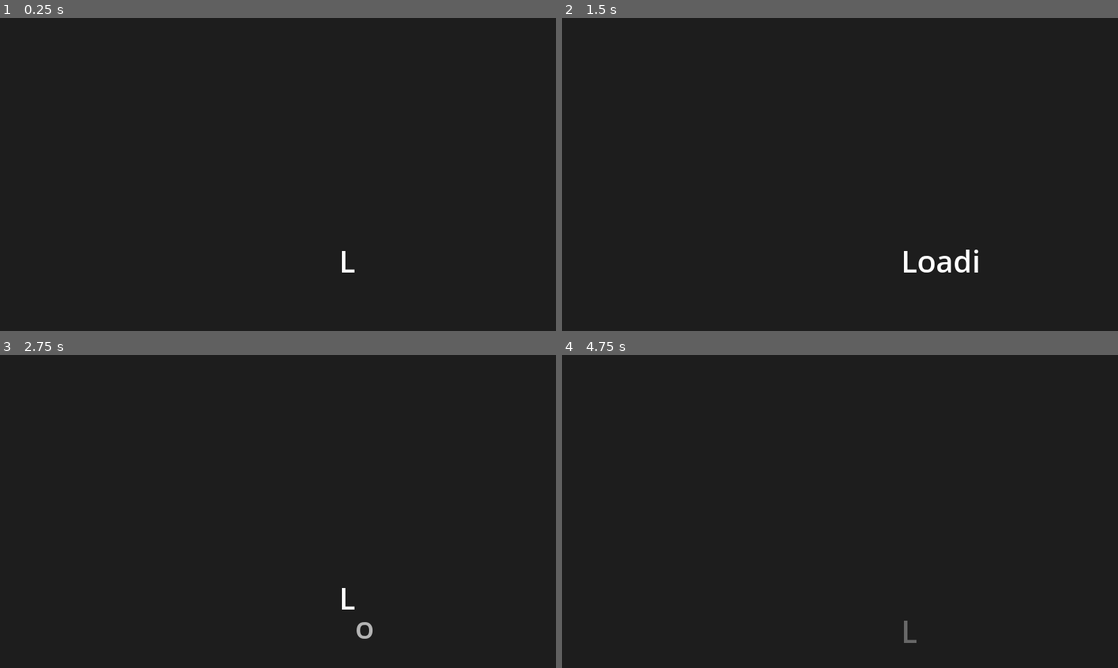
Above: before the commit, frames 1-4 (two rows, left to right).
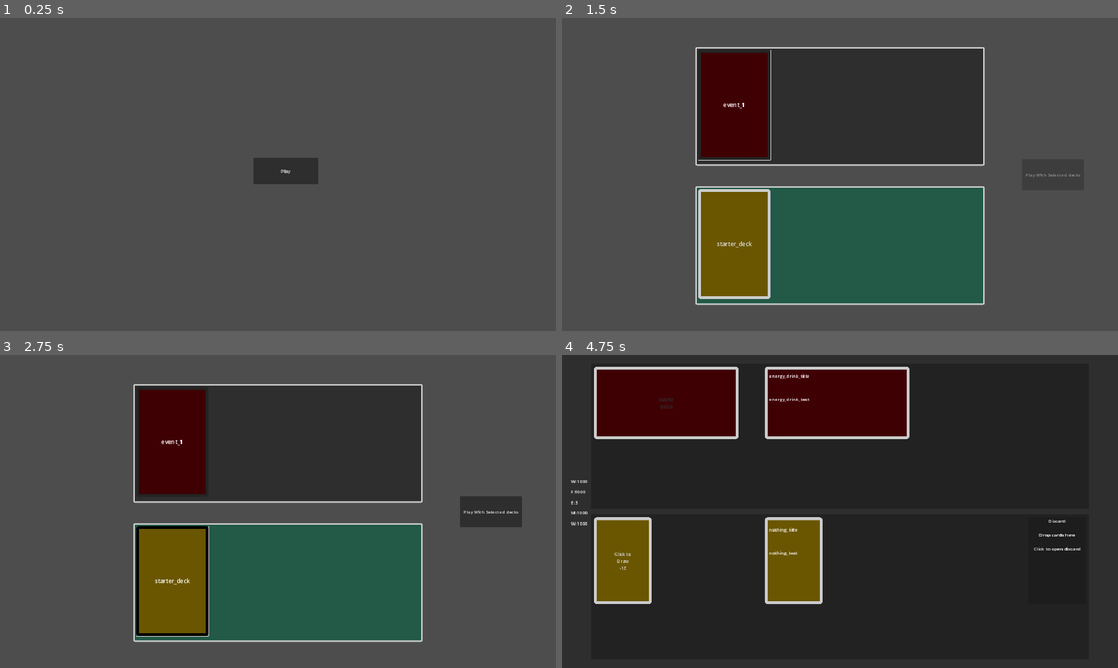
Above: after the commit, the same moments.

Repository: symbol24/card-test
Game: Godot game, scene res://Scenes/Into/boot.tscn
The game is run twice, just before and just after one commit, with the same random seed, the same clock (stepped at 60 frames per second) and the same inputs.
Inputs:
- Up to frame 1 (0.25 s): no input
- Up to frame 2 (1.5 s): click "Play" at 0.5 s; click "event_1" at 1.25 s
- Up to frame 3 (2.75 s): click "starter_deck" at 2 s
- Up to frame 4 (4.75 s): click "Play With Selected decks" at 2.75 s; click "Click to Draw -1E" at 3.5 s; click "EVENT DECK" at 4.25 s

The runs differ from the first frame. In frame 1, 99% of the frame differs, in the area x 0-100%, y 0-100%; in frame 2, 85%; in frame 3, 84%; in frame 4, 18%.

Commit message:
something something  write better commit messages

Diff:
--- a/Code/Autoloads/signals.gd
+++ b/Code/Autoloads/signals.gd
@@ -18,8 +18,12 @@
 signal ResourceUpdated(type:CardData.Resource_Type, amount:int)
 signal DiscardCard(card:Card)
 signal UseCard(card:Card)
+signal CardDiscarded(card:Card)
 signal ToggleColliders(value:bool)
 
 
 # Event Cards and Deck
+signal MouseEnterCard(card:Card)
+signal MouseExitCard(card:Card)
 signal NullActiveCard()
+signal ToggleCollider(is_on:bool)
--- a/Code/Cards/card.gd
+++ b/Code/Cards/card.gd
@@ -10,32 +10,15 @@
 @onready var image: TextureRect = %image
 
 var data:CardData
-var in_area:bool = false
-var is_dragged:bool = false
-var connection_point:Vector2
 var cost_grid:GridContainer
-
-
-func _input(_event: InputEvent) -> void:
-	if Input.is_action_pressed("mouse_left") and in_area and not is_dragged and not Game.player_data.holding_card:
-		_click_card()
-
-	elif Input.is_action_just_released("mouse_left") and is_dragged:
-		is_dragged = false
-		Game.player_data.holding_card = false
-		connection_point = Vector2.ZERO
 
 
 func _ready() -> void:
 	super()
-	mouse_entered.connect(_mouse_entered)
-	mouse_exited.connect(_mouse_exited)
 
 
-func _physics_process(delta: float) -> void:
-	if is_dragged:
-		var tween = get_tree().create_tween()
-		tween.tween_property(self, "global_position", get_global_mouse_position()-connection_point, delta+move_delay)
+func discard() -> void:
+	Signals.CardDiscarded.emit(self)
 
 
 func setup_card(_card_data:CardData) -> void:
@@ -63,18 +46,3 @@
 			columns += 1
 	grid.columns = columns if columns > 0 else 1
 	return grid
-
-
-func _click_card() -> void:
-	connection_point = get_local_mouse_position()
-	is_dragged = true
-	Game.player_data.holding_card = true
-	z_index = Game.get_highest_card_z_index() + 1
-
-
-func _mouse_entered() -> void:
-	in_area = true
-
-
-func _mouse_exited() -> void:
-	in_area = false
--- a/Code/Cards/discard.gd
+++ b/Code/Cards/discard.gd
@@ -23,7 +23,6 @@
 
 func _ready() -> void:
 	super()
-	Signals.DiscardCard.connect(_discard_card)
 	discard_area.area_entered.connect(_area_entered)
 	discard_area.area_exited.connect(_area_exited)
 	mouse_entered.connect(_mouse_entered)
@@ -33,19 +32,15 @@
 	discard_hidden_panel.mouse_exited.connect(_discard_hidden_panel_mouse_exited)
 
 
-func _discard_card(_card:Card) -> void:
-	card = _card
-	_card_released()
-
-
 func _card_released() -> void:
-	if card != null:
+	if card != null and not card is EventCard:
 		var temp:Card = card
 		#print(card.get_parent())
 		card.get_parent().remove_child(card)
 		discard_hidden_panel.add_child.call_deferred(temp)
 		temp.set_deferred("position", Vector2(randf_range(210,970), randf_range(110,450)))
 		discarded.append(temp)
+		temp.discard()
 
 
 func _toggle_hidden_panel() -> void:
--- a/Code/Cards/use_panel.gd
+++ b/Code/Cards/use_panel.gd
@@ -1,26 +1,32 @@
 class_name UsePanel extends CardPanelContainer
+
 
 @onready var use_area:Area2D = %use_area
 
 var card:Card
 
+
 func _input(_event: InputEvent) -> void:
 	if Input.is_action_just_released("mouse_left") and card != null:
 		_release_card()
+
 
 func _ready() -> void:
 	super()
 	use_area.area_entered.connect(_area_entered)
 	use_area.area_exited.connect(_area_exited)
 
+
 func _release_card() -> void:
-	Signals.UseCard.emit(card)
+	#Signals.UseCard.emit(card)
 	Signals.DiscardCard.emit(card)
+
 
 func _area_entered(_area) -> void:
 	if _area.get_parent() is Card:
 		card = _area.get_parent() as Card
 
+
 func _area_exited(_area) -> void:
 	if _area.get_parent() == card:
 		card = null
--- a/Code/Decks/deck.gd
+++ b/Code/Decks/deck.gd
@@ -1,6 +1,7 @@
 class_name Deck extends CardPanelContainer
 
 
+@export var deck_type:DeckData.Type
 @export var card_placement_pos:Marker2D
 @export var hand_count:int = 5
 @export var tween_time:float = 2
@@ -22,11 +23,14 @@
 	set(value):
 		layer = value
 		if layer > 2: layer = 0
+var cards_amount:int = 0
+var active_cards:Array[Card] = []
 
 
 func _ready() -> void:
 	super()
 	Signals.NotifyPlayerDeckEmpty.connect(_flash_empty)
+	Signals.CardDiscarded.connect(_discard)
 	card_layer = get_tree().get_first_node_in_group("card_layer")
 	deck_btn.pressed.connect(_deck_btn_pressed)
 
@@ -44,15 +48,21 @@
 func _get_card_scene() -> Card:
 	if not card_scene_pool.is_empty():
 		return card_scene_pool.pop_front()
+	if deck_type == DeckData.Type.EVENT:
+		return Game.data_manager.default_event_card.instantiate() as EventCard
 	return Game.data_manager.default_player_card.instantiate() as Card
 
 
 func _draw_card() -> void:
 	var new_card = _get_card_scene()
+	active_cards.append(new_card)
 	card_layer.add_child.call_deferred(new_card)
 	await new_card.ready
 	new_card.setup_card(Game.player_data.current_deck.draw_card())
 	new_card.global_position = global_position
+	new_card.z_index = Game.get_highest_card_z_index() + 1
+	new_card.name = "card_"+str(cards_amount)
+	cards_amount += 1
 	var tween:Tween = new_card.create_tween()
 	var final_pos:Vector2 = Vector2(card_placement_pos.global_position.x + (50 * current_hand_count), card_placement_pos.global_position.y + (50 * layer))
 	tween.tween_property(new_card, "global_position", final_pos, tween_time)
@@ -64,3 +74,7 @@
 	var time:float = empty_flash_time/2
 	tween.tween_property(self, "modulate", empty_color, time)
 	tween.tween_property(self, "modulate", Color.WHITE, time)
+
+
+func _discard(_card:Card) -> void:
+	active_cards.erase(_card)
--- a/Code/Decks/event_deck.gd
+++ b/Code/Decks/event_deck.gd
@@ -1,63 +1 @@
-class_name EventDeck extends CardPanelContainer
-
-
-@export var card_placement_pos:Marker2D
-@export var hand_count:int = 5
-@export var tween_time:float = 2
-
-@onready var deck_area:Area2D = %deck_area
-@onready var deck_btn:Button = %event_deck_btn
-
-var card_layer:Control
-var card_scene_pool:Array[Card] = []
-var current_hand_count:int = 0:
-	set(value):
-		current_hand_count = value
-		if current_hand_count >= 5:
-			layer += 1
-			current_hand_count = 0
-var layer:int = 0:
-	set(value):
-		layer = value
-		if layer > 2: layer = 0
-var active_card:EventCard = null
-
-
-func _ready() -> void:
-	super()
-	Signals.NullActiveCard.connect(_null_active)
-	card_layer = get_tree().get_first_node_in_group("card_layer")
-	deck_btn.pressed.connect(_deck_btn_pressed)
-
-
-func _deck_btn_pressed() -> void:
-	if active_card == null and not Game.current_event_deck.is_deck_empty:
-		_draw_card()
-	elif active_card != null:
-		Signals.NotifyActiveEventCard.emit(active_card)
-	elif Game.player_data.current_deck.is_deck_empty:
-		Signals.NotifyEventDeckEmpty.emit()
-
-
-func _get_card_scene() -> EventCard:
-	if not card_scene_pool.is_empty():
-		return card_scene_pool.pop_front()
-	return Game.data_manager.default_event_card.instantiate() as EventCard
-
-
-func _draw_card() -> void:
-	var new_card:EventCard = _get_card_scene()
-	if new_card != null:
-		card_layer.add_child.call_deferred(new_card)
-		await new_card.ready
-		new_card.setup_card(Game.current_event_deck.draw_card())
-		new_card.global_position = global_position
-		active_card = new_card
-		var tween:Tween = new_card.create_tween()
-		var final_pos:Vector2 = Vector2(card_placement_pos.global_position.x + (50 * current_hand_count), card_placement_pos.global_position.y + (50 * layer))
-		tween.tween_property(new_card, "global_position", final_pos, tween_time)
-		current_hand_count += 1
-
-
-func _null_active() -> void:
-	active_card = null
+class_name EventDeck extends Deck
--- a/Code/Utilities/data_manager.gd
+++ b/Code/Utilities/data_manager.gd
@@ -8,6 +8,7 @@
 @export var default_event_deck:PackedScene
 @export var event_deck_selector_button:PackedScene
 @export var player_deck_selector_button:PackedScene
+@export var grabber_selector_panel:PackedScene
 
 @export_category("Player Decks")
 @export var player_decks:Array[DeckData]
--- /dev/null
+++ b/Code/Utilities/grabber.gd
@@ -0,0 +1,95 @@
+class_name Grabber extends Node2D
+
+
+@export var move_delay:float = 0.2
+
+@onready var player_deck:Deck = get_tree().get_first_node_in_group("player_deck")
+@onready var event_deck:Deck = get_tree().get_first_node_in_group("event_deck")
+@onready var discard:Discard = get_tree().get_first_node_in_group("discard")
+
+var grabbed_items:Array = []
+var grabbing:bool = false
+var multi_grab:bool = false
+var connection_point:Vector2
+var selector_panel:GrabberSelectorPanel = null
+
+
+func _input(_event: InputEvent) -> void:
+	if Input.is_action_just_pressed("mouse_left"):
+		_grab()
+
+	elif Input.is_action_just_released("mouse_left"):
+		_release()
+
+
+func _process(delta: float) -> void:
+	if grabbing and not grabbed_items.is_empty():
+		var tween:Tween = self.create_tween()
+		tween.parallel()
+		for each in grabbed_items:
+			#tween.parallel()
+			tween.tween_property(each, "global_position", get_global_mouse_position()-connection_point, delta+move_delay)
+	elif not grabbing and selector_panel != null:
+		var tween:Tween = self.create_tween()
+		tween.tween_method(selector_panel.set_panel_size, selector_panel.size, get_global_mouse_position(), delta)
+
+
+func _grab() -> void:
+	if grabbed_items.is_empty():
+		_click_card()
+		if not grabbed_items.is_empty():
+			grabbing = true
+		else:
+			var new_panel = Game.data_manager.grabber_selector_panel.instantiate()
+			UI.add_child.call_deferred(new_panel)
+			new_panel.custom_minimum_size = Vector2.ZERO
+			new_panel.set_deferred("size", Vector2.ZERO)
+			new_panel.position = get_global_mouse_position()
+			new_panel.z_index = Game.get_highest_card_z_index()+1
+			selector_panel = new_panel
+
+
+func _click_card() -> void:
+	if not grabbing:
+		if discard.discard_hidden_panel.is_visible() and not discard.discarded.is_empty():
+			for each in discard.discarded:
+				var area:Vector2 = each.global_position + each.size
+				if get_global_mouse_position().x >= each.global_position.x and get_global_mouse_position().x <= area.x and get_global_mouse_position().y >= each.global_position.y and get_global_mouse_position().y <= area.y:
+					grabbed_items.append(each)
+		elif not discard.discard_hidden_panel.is_visible():
+			if not player_deck.active_cards.is_empty():
+				for each in player_deck.active_cards:
+					var area:Vector2 = each.global_position + each.size
+					if get_global_mouse_position().x >= each.global_position.x and get_global_mouse_position().x <= area.x and get_global_mouse_position().y >= each.global_position.y and get_global_mouse_position().y <= area.y:
+						grabbed_items.append(each)
+			if not event_deck.active_cards.is_empty():
+				for each in event_deck.active_cards:
+					var area:Vector2 = each.global_position + each.size
+					if get_global_mouse_position().x >= each.global_position.x and get_global_mouse_position().x <= area.x and get_global_mouse_position().y >= each.global_position.y and get_global_mouse_position().y <= area.y:
+						grabbed_items.append(each)
+		if not grabbed_items.is_empty():
+			var highest_z:int = 0
+			for each in grabbed_items:
+				if each.z_index > highest_z:
+					highest_z = each.z_index
+			var to_remove:Array[Card]
+			for each in grabbed_items:
+				if each.z_index != highest_z:
+					to_remove.append(each)
+			for each in to_remove:
+				grabbed_items.erase(each)
+			if grabbed_items.is_empty():
+				push_error("No more grabbed items, your algo is wrong dofus")
+			else:
+				Signals.ToggleCollider.emit(false)
+				connection_point = grabbed_items[0].get_local_mouse_position()
+				grabbed_items[0].z_index = Game.get_highest_card_z_index() + 1
+
+
+func _release() -> void:
+	if grabbing:
+		grabbing = false
+		grabbed_items.clear()
+		Signals.ToggleCollider.emit(true)
+	elif selector_panel != null:
+		selector_panel.queue_free.call_deferred()
--- /dev/null
+++ b/Code/Utilities/grabber_selector_panel.gd
@@ -0,0 +1,30 @@
+class_name GrabberSelectorPanel extends Panel
+
+
+@onready var collider:CollisionShape2D = %collider
+
+
+
+func set_panel_size(_mouse_pos:Vector2) -> void:
+	var new_size:Vector2
+	var new_scale:Vector2
+	if _mouse_pos.x < global_position.x and _mouse_pos.y < global_position.y:
+		new_size = global_position - _mouse_pos
+		new_scale = Vector2(-1,-1)
+	elif _mouse_pos.x < global_position.x and _mouse_pos.y > global_position.y:
+		new_size = Vector2(global_position.x - _mouse_pos.x, _mouse_pos.y - global_position.y)
+		new_scale = Vector2(-1,1)
+	elif _mouse_pos.x > global_position.x and _mouse_pos.y < global_position.y:
+		new_size = Vector2(_mouse_pos.x - global_position.x, global_position.y - _mouse_pos.y)
+		new_scale = Vector2(1,-1)
+	else:
+		new_size = _mouse_pos - global_position
+		new_scale = Vector2(1,1)
+
+
+	print("Size: ", new_size, " and scale: ", scale)
+
+	set_deferred("size", new_size)
+	set_deferred("scale", new_scale)
+	collider.set_deferred("position", new_size/2)
+	collider.shape.set_deferred("new_size", new_size)
--- a/Data/Decks/starter_deck.tres
+++ b/Data/Decks/starter_deck.tres
@@ -13,3 +13,4 @@
 script = ExtResource("2_bl4k1")
 id = "starter_deck"
 cards = Array[ExtResource("1_gj5ly")]([ExtResource("2_a4g5u"), ExtResource("2_a4g5u"), ExtResource("2_a4g5u"), ExtResource("2_a4g5u"), ExtResource("3_5u2va"), ExtResource("4_3wcpa"), ExtResource("5_x0bsy"), ExtResource("6_sjqxs"), ExtResource("7_sfcrm"), ExtResource("7_sfcrm")])
+type = 0
--- a/Data/level_data.tres
+++ b/Data/level_data.tres
@@ -7,4 +7,4 @@
 levels = Array[String](["res://Scenes/Into/boot.tscn", "res://Scenes/MainMenu/main_menu.tscn", "res://Scenes/DeckSelector/DeckSelector.tscn", "res://Scenes/PlayLevels/TestLevel.tscn"])
 load_first_level_on_boot = true
 use_own_loading_screen = true
-loading_delay = 5.0
+loading_delay = 0.0
--- a/Data/main_theme.tres
+++ b/Data/main_theme.tres
@@ -45,6 +45,18 @@
 corner_radius_bottom_right = 6
 corner_radius_bottom_left = 6
 
+[sub_resource type="StyleBoxFlat" id="StyleBoxFlat_8gry4"]
+bg_color = Color(1, 0.32549, 0.4, 0.243137)
+border_width_left = 5
+border_width_top = 5
+border_width_right = 5
+border_width_bottom = 5
+border_color = Color(1, 0.325121, 0.400366, 1)
+corner_radius_top_left = 5
+corner_radius_top_right = 5
+corner_radius_bottom_right = 5
+corner_radius_bottom_left = 5
+
 [resource]
 AdventurePanel/base_type = &"PanelContainer"
 AdventurePanel/styles/panel = SubResource("StyleBoxFlat_4xr60")
@@ -85,3 +97,5 @@
 PlayerCardHover/styles/panel = ExtResource("6_bl5dx")
 PlayerDeckPanel/base_type = &"PanelContainer"
 PlayerDeckPanel/styles/panel = SubResource("StyleBoxFlat_rxsuu")
+SelectorPanel/base_type = &"Panel"
+SelectorPanel/styles/panel = SubResource("StyleBoxFlat_8gry4")
--- a/Scenes/Autoload/UI.tscn
+++ b/Scenes/Autoload/UI.tscn
@@ -5,10 +5,10 @@
 [ext_resource type="Script" path="res://Code/UI/loading_screen.gd" id="2_uo2nw"]
 [ext_resource type="Script" path="res://addons/richtext2/rich_text_animation.gd" id="3_xow8m"]
 
-[sub_resource type="RichTextEffect" id="RichTextEffect_im34e"]
+[sub_resource type="RichTextEffect" id="RichTextEffect_h0fv6"]
 resource_name = "back"
 script = ExtResource("2_5runj")
-metadata/rt = 1842859800438
+metadata/rt = 1834840291154
 
 [node name="Ui" type="CanvasLayer" groups=["UI"]]
 script = ExtResource("1_htsia")
@@ -50,15 +50,13 @@
 theme_override_font_sizes/bold_font_size = 104
 bbcode_enabled = true
 fit_content = true
-custom_effects = [SubResource("RichTextEffect_im34e")]
+custom_effects = [SubResource("RichTextEffect_h0fv6")]
 script = ExtResource("3_xow8m")
 animation = "back"
-progress = 1.0
-visible_character = 7
-_transforms = Array[Transform2D]([Transform2D(1, 0, 0, 1, 0, 0), Transform2D(1, 0, 0, 1, 56, 112), Transform2D(1, 0, 0, 1, 120, 112), Transform2D(1, 0, 0, 1, 180, 112), Transform2D(1, 0, 0, 1, 245, 112), Transform2D(1, 0, 0, 1, 274, 112), Transform2D(1, 0, 0, 1, 340, 112)])
-_char_size = Array[Vector2]([Vector2(0, 0), Vector2(56, 81), Vector2(51, 81), Vector2(54, 81), Vector2(17, 81), Vector2(52, 81), Vector2(57, 81)])
-_alpha = Array[float]([1.0, 1.0, 1.0, 1.0, 1.0, 1.0, 1.0])
-_alpha_goal = Array[float]([1.0, 1.0, 1.0, 1.0, 1.0, 1.0, 1.0])
+_transforms = Array[Transform2D]([Transform2D(1, 0, 0, 1, 0, 0), Transform2D(1, 0, 0, 1, 0, 0), Transform2D(1, 0, 0, 1, 0, 0), Transform2D(1, 0, 0, 1, 0, 0), Transform2D(1, 0, 0, 1, 0, 0), Transform2D(1, 0, 0, 1, 0, 0), Transform2D(1, 0, 0, 1, 0, 0)])
+_char_size = Array[Vector2]([Vector2(0, 0), Vector2(0, 0), Vector2(0, 0), Vector2(0, 0), Vector2(0, 0), Vector2(0, 0), Vector2(0, 0)])
+_alpha = Array[float]([0.0, 0.0, 0.0, 0.0, 0.0, 0.0, 0.0])
+_alpha_goal = Array[float]([0.0, 0.0, 0.0, 0.0, 0.0, 0.0, 0.0])
 _forced_finish_delay = -0.0365728
 animation = "back"
 default_wait_time = 1.0
--- a/Scenes/CardsandDecks/card.tscn
+++ b/Scenes/CardsandDecks/card.tscn
@@ -2,10 +2,10 @@
 
 [ext_resource type="Script" path="res://Code/Cards/card.gd" id="2_11agr"]
 
-[sub_resource type="RectangleShape2D" id="RectangleShape2D_jac2q"]
+[sub_resource type="RectangleShape2D" id="RectangleShape2D_s6wvj"]
 size = Vector2(110, 160)
 
-[node name="card" type="PanelContainer" groups=["card"]]
+[node name="card" type="PanelContainer" groups=["card", "player_card"]]
 custom_minimum_size = Vector2(200, 300)
 offset_right = 200.0
 offset_bottom = 300.0
--- a/Scenes/CardsandDecks/deck.tscn
+++ b/Scenes/CardsandDecks/deck.tscn
@@ -5,7 +5,7 @@
 [sub_resource type="RectangleShape2D" id="RectangleShape2D_vhsr0"]
 size = Vector2(111, 160)
 
-[node name="Deck" type="PanelContainer"]
+[node name="Deck" type="PanelContainer" groups=["player_deck"]]
 clip_contents = true
 custom_minimum_size = Vector2(200, 300)
 anchors_preset = 15
--- a/Scenes/CardsandDecks/event_card.tscn
+++ b/Scenes/CardsandDecks/event_card.tscn
@@ -5,7 +5,7 @@
 [sub_resource type="RectangleShape2D" id="RectangleShape2D_ivhsi"]
 size = Vector2(500, 250)
 
-[node name="EventCard" type="PanelContainer"]
+[node name="EventCard" type="PanelContainer" groups=["card", "event_card"]]
 custom_minimum_size = Vector2(500, 250)
 anchors_preset = 15
 anchor_right = 1.0
--- a/Scenes/CardsandDecks/event_deck.tscn
+++ b/Scenes/CardsandDecks/event_deck.tscn
@@ -5,7 +5,7 @@
 [sub_resource type="RectangleShape2D" id="RectangleShape2D_0ejy4"]
 size = Vector2(500, 250)
 
-[node name="EventDeck" type="PanelContainer"]
+[node name="EventDeck" type="PanelContainer" groups=["event_deck"]]
 custom_minimum_size = Vector2(500, 250)
 anchors_preset = 15
 anchor_right = 1.0
@@ -16,9 +16,10 @@
 grow_vertical = 2
 theme_type_variation = &"EventDeckBack"
 script = ExtResource("1_dkcki")
+deck_type = 1
 tween_time = 0.3
 
-[node name="event_deck_btn" type="Button" parent="."]
+[node name="deck_btn" type="Button" parent="."]
 unique_name_in_owner = true
 layout_mode = 2
 theme_type_variation = &"DeckButton"
--- a/Scenes/PlayArea/discard.tscn
+++ b/Scenes/PlayArea/discard.tscn
@@ -5,7 +5,7 @@
 [sub_resource type="RectangleShape2D" id="RectangleShape2D_0gx54"]
 size = Vector2(110, 160)
 
-[node name="Discard" type="PanelContainer"]
+[node name="Discard" type="PanelContainer" groups=["discard"]]
 custom_minimum_size = Vector2(200, 300)
 anchors_preset = 15
 anchor_right = 1.0
--- a/Scenes/PlayArea/play_area.tscn
+++ b/Scenes/PlayArea/play_area.tscn
@@ -1,8 +1,9 @@
-[gd_scene load_steps=5 format=3 uid="uid://bdyu0cqaucrkd"]
+[gd_scene load_steps=6 format=3 uid="uid://bdyu0cqaucrkd"]
 
 [ext_resource type="Script" path="res://Code/UI/resource_label.gd" id="2_etu1o"]
 [ext_resource type="PackedScene" uid="uid://c28o3sb1vkhl8" path="res://Scenes/CardsandDecks/deck.tscn" id="3_2dasr"]
 [ext_resource type="PackedScene" uid="uid://cpp0obgdjba83" path="res://Scenes/PlayArea/discard.tscn" id="4_u01th"]
+[ext_resource type="PackedScene" uid="uid://dxmwqi11tuww7" path="res://Scenes/Utilities/grabber.tscn" id="5_7nojo"]
 [ext_resource type="PackedScene" uid="uid://clr3am7obsst2" path="res://Scenes/CardsandDecks/event_deck.tscn" id="6_e2yfp"]
 
 [node name="play_area" type="Panel"]
@@ -140,3 +141,5 @@
 
 [node name="card_end_point2" type="Marker2D" parent="."]
 position = Vector2(700, 40)
+
+[node name="Grabber" parent="." instance=ExtResource("5_7nojo")]
--- a/Scenes/Utilities/data_manager.tscn
+++ b/Scenes/Utilities/data_manager.tscn
@@ -10,8 +10,10 @@
 [ext_resource type="PackedScene" uid="uid://co4ygm0o7hx6e" path="res://Scenes/DeckSelector/deck_selector_button.tscn" id="7_fpnf0"]
 [ext_resource type="Resource" uid="uid://bck7hnm1hltqn" path="res://Data/Decks/starter_deck.tres" id="7_pot31"]
 [ext_resource type="Resource" uid="uid://bvkjkqnhxbphb" path="res://Data/Decks/EventDecks/desert_01.tres" id="8_ojvnn"]
+[ext_resource type="PackedScene" uid="uid://4vatt2lm5le5" path="res://Scenes/Utilities/grabber_selector_panel.tscn" id="8_tg1n7"]
 
 [node name="DataManager" type="Node"]
+process_mode = 3
 script = ExtResource("1_kuk14")
 default_player_card = ExtResource("2_mjewf")
 default_player_deck = ExtResource("3_0d7w0")
@@ -19,5 +21,6 @@
 default_event_deck = ExtResource("5_fhxpk")
 event_deck_selector_button = ExtResource("6_2hq8b")
 player_deck_selector_button = ExtResource("7_fpnf0")
+grabber_selector_panel = ExtResource("8_tg1n7")
 player_decks = Array[ExtResource("6_avuvk")]([ExtResource("7_pot31")])
 event_decks = Array[ExtResource("6_avuvk")]([ExtResource("8_ojvnn")])
--- /dev/null
+++ b/Scenes/Utilities/grabber.tscn
@@ -0,0 +1,7 @@
+[gd_scene load_steps=2 format=3 uid="uid://dxmwqi11tuww7"]
+
+[ext_resource type="Script" path="res://Code/Utilities/grabber.gd" id="1_fradn"]
+
+[node name="Grabber" type="Node2D"]
+script = ExtResource("1_fradn")
+move_delay = 0.0
--- /dev/null
+++ b/Scenes/Utilities/grabber_selector_panel.tscn
@@ -0,0 +1,22 @@
+[gd_scene load_steps=3 format=3 uid="uid://4vatt2lm5le5"]
+
+[ext_resource type="Script" path="res://Code/Utilities/grabber_selector_panel.gd" id="1_x0whq"]
+
+[sub_resource type="RectangleShape2D" id="RectangleShape2D_jpdcg"]
+size = Vector2(232, 146)
+
+[node name="selector_panel" type="Panel"]
+anchors_preset = 15
+anchor_right = 1.0
+anchor_bottom = 1.0
+grow_horizontal = 2
+grow_vertical = 2
+theme_type_variation = &"SelectorPanel"
+script = ExtResource("1_x0whq")
+
+[node name="Area2D" type="Area2D" parent="."]
+
+[node name="collider" type="CollisionShape2D" parent="Area2D"]
+unique_name_in_owner = true
+position = Vector2(116, 73)
+shape = SubResource("RectangleShape2D_jpdcg")
--- a/project.godot
+++ b/project.godot
@@ -48,6 +48,11 @@
 [global_group]
 
 card=""
+player_deck=""
+discard=""
+player_card=""
+event_deck=""
+event_card=""
 
 [gui]
 
Not shown: 1 places in Data/main_theme.tres that only renumber resources
Not shown: 1 places in Scenes/CardsandDecks/card.tscn that only renumber resources
Not shown: 1 places in Scenes/Utilities/data_manager.tscn that only renumber resources
